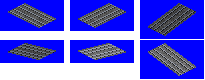
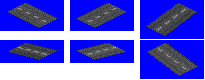
The second 205×80 image is a revision of the first. Changes to its layers:
renamed "TRAM_INDR" to "TIND", hid it over [left=8, top=3, right=196, bottom=76]
renamed "TRAM_INDR_SNOW" to "TIND_SNOW", hid it over [left=8, top=3, right=196, bottom=76]
renamed "INDR" to "EIND", hid it over [left=8, top=3, right=196, bottom=76]
renamed "INDR_SNOW" to "EIND_SNOW", hid it over [left=8, top=3, right=196, bottom=76]
hid "ASF2" over [left=8, top=3, right=196, bottom=76]
added layer "HWAY" above "RATT_ASF1" over [left=8, top=3, right=198, bottom=76]
showed "RATT_ASF1" over [left=8, top=3, right=198, bottom=76]
renamed "4X4R" to "R4X4", hid it, moved it above "R4X4_SNOW" over [left=8, top=3, right=196, bottom=76]
renamed "4X4R_SNOW" to "R4X4_SNOW", hid it, moved it above "GRAV" over [left=8, top=3, right=196, bottom=76]
hid "GRAV", moved it above "GRAV_SNOW" over [left=8, top=3, right=196, bottom=76]
hid "GRAV_SNOW", moved it above "Background" over [left=8, top=3, right=196, bottom=76]
